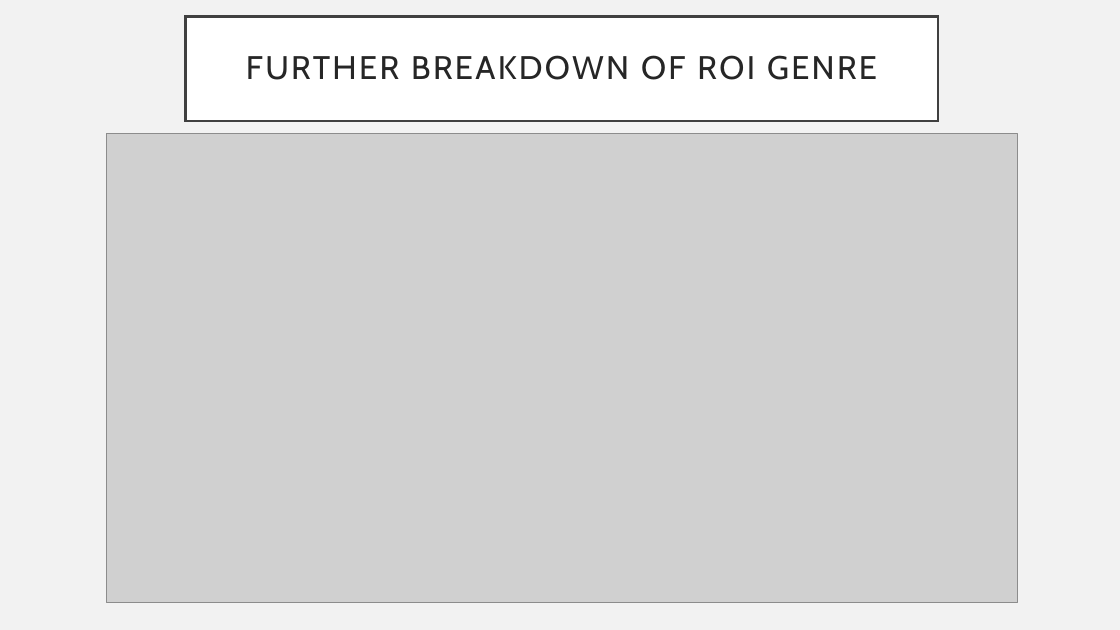
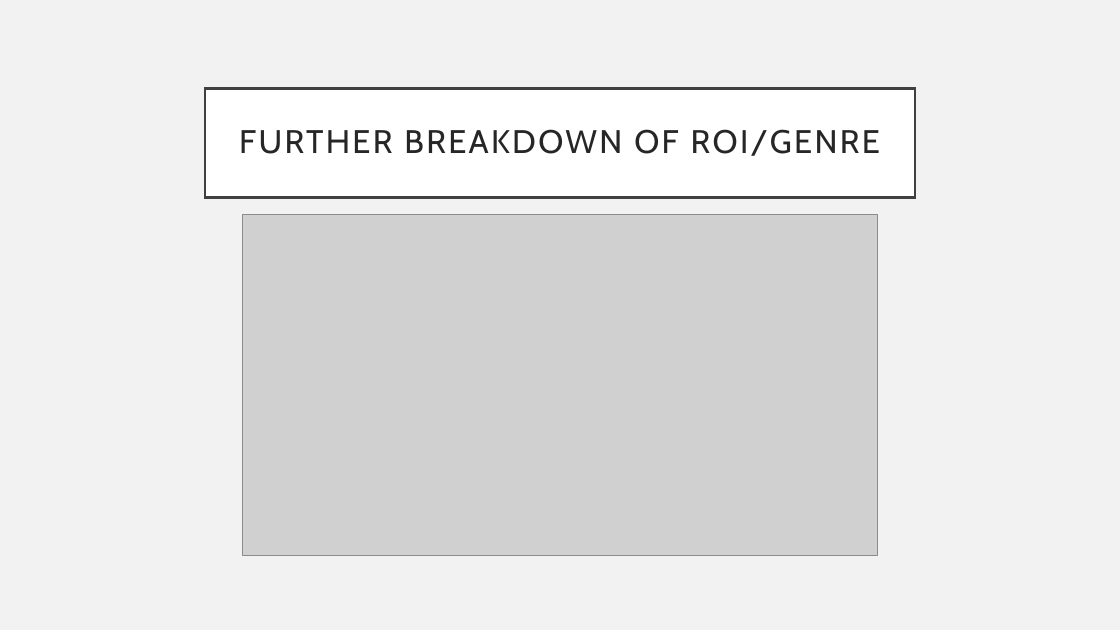
Before and after one commit to conlpate/dsc-mod-1-project-v2-1-onl01-dtsc-pt-052620, a slide deck: slide 5 of Presentation.pptx. Drawn at 1120x630 pixels with LibreOffice and Linux fonts; fonts in the diff are those of the drawing; grey boxes stand for pictures. Boxes give left, top, right and bottom in pixels: in the first picture for what was removed or moved away, otherwise in the second. Text is boxed around its words. In the diff, an @@ line names an element or a change of style, - is before the commit and + after.

```diff
--- a/Presentation.pptx
+++ b/Presentation.pptx
@@ title "FURTHER BREAKDOWN OF ROI/GENRE": place and size @@
-title "FURTHER BREAKDOWN OF ROI/GENRE" at (186, 16, 938, 121)
+title "FURTHER BREAKDOWN OF ROI/GENRE" at (205, 88, 915, 197)
@@ title at (239, 129, 880, 156): text changed @@
-FURTHER BREAKDOWN OF ROI GENRE
+FURTHER BREAKDOWN OF ROI/GENRE
@@ picture: place and size @@
-picture at (107, 134, 1018, 603)
+picture at (242, 214, 878, 555)
```
Also in this commit, not shown: 2 other slides changed, 10 slides added, 8 slides removed, 11 other files.
